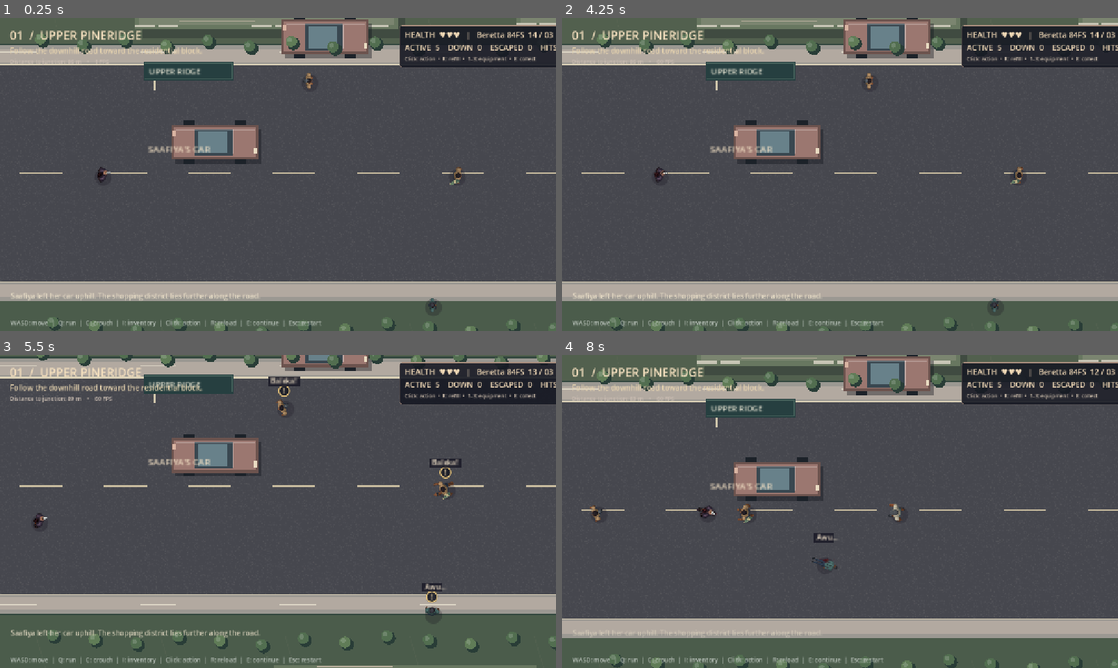
Above: before the commit, frames 1-4 (two rows, left to right).
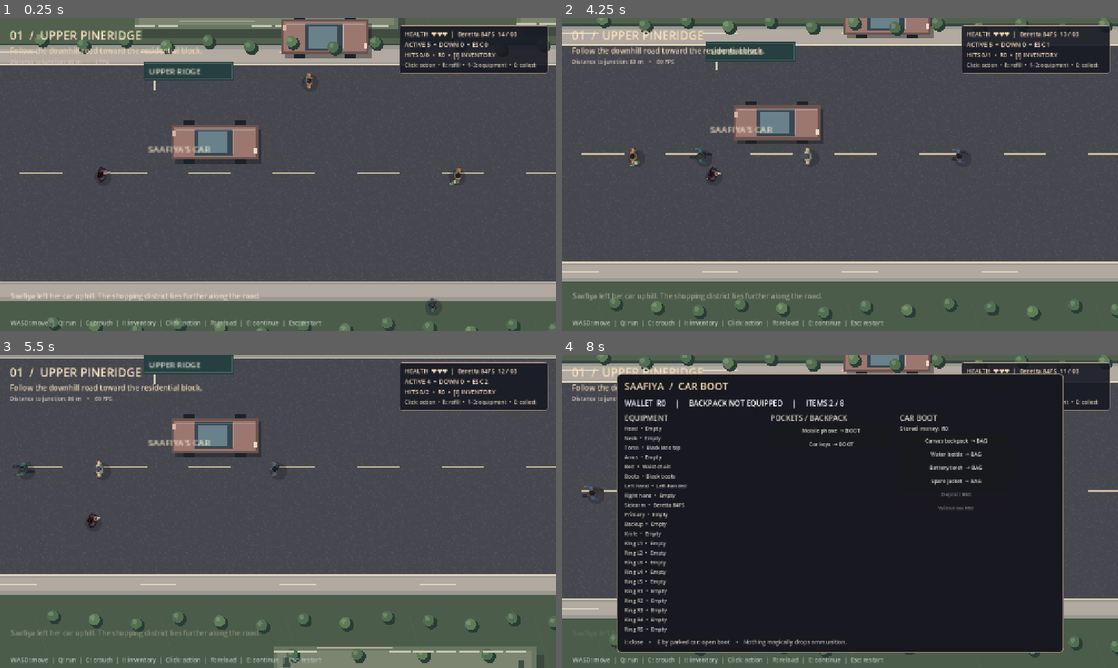
Above: after the commit, the same moments.

Repository: cryogenized-spec/Pineridge-Crisis-Saafiya-s-Revenge
Game: Godot game, scene res://scenes/upper_ridge.tscn
Two runs of this game, one before a commit and one after it. Both use one fixed random seed, a clock stepped at 60 frames per second and the inputs below.
Inputs (mouse positions are in pixels of both pictures, inside the frame that each line leads up to):
- Up to frame 1 (0.25 s): no input
- Up to frame 2 (4.25 s): tap Enter at 0.5 s; move the mouse to (962, 158) at 0.52 s; hold Right 0.53-1.28 s; tap E at 0.6, 1.55, 2.3, 3.05, 3.8 s; click (962, 158) at 0.67 s; move the mouse to (728, 190) at 1.27 s; hold Down 1.28-2.03 s; tap 1 at 1.35 s; move the mouse to (895, 105) at 2.02 s; hold Right 2.03-2.78 s; tap 2 at 2.1 s; move the mouse to (812, 237) at 2.77 s; hold Up 2.78-3.53 s; tap 3 at 2.85 s; click (812, 237) at 2.92 s; move the mouse to (1006, 221) at 3.52 s; hold Left from 3.53 s (still down); tap 4 at 3.6 s; tap Escape at 4.15 s
- Up to frame 3 (5.5 s): move the mouse to (111, 464) at 4.27 s; tap 5 at 4.35 s; tap E at 4.55, 5.3 s; move the mouse to (305, 511) at 5.02 s; release Left at 5.03 s; hold Down from 5.03 s (still down); tap 6 at 5.1 s; click (305, 511) at 5.17 s
- Up to frame 4 (8 s): move the mouse to (756, 433) at 5.77 s; release Down at 5.78 s; hold Right 5.78-6.53 s; tap 7 at 5.85 s; tap E at 6.05, 6.8, 7.55 s; move the mouse to (962, 495) at 6.52 s; hold Up 6.53-7.28 s; tap 8 at 6.6 s; move the mouse to (728, 527) at 7.27 s; hold Right from 7.28 s (still down); tap 9 at 7.35 s; click (728, 527) at 7.42 s

The runs differ from the first frame. In frame 1, 1.9% of the frame differs, in the area x 71-100%, y 2-18%; in frame 2, 30%; in frame 3, 29%; in frame 4, 77%, in the area x 0-100%, y 0-100%.

Commit message:
Polish inventory key handling and compact wallet HUD

Diff:
--- a/scripts/encounter.gd
+++ b/scripts/encounter.gd
@@ -305,7 +305,7 @@
 	var column := VBoxContainer.new()
 	backdrop.add_child(column)
 	hud=Label.new()
-	hud.add_theme_font_size_override("font_size",18)
+	hud.add_theme_font_size_override("font_size",14)
 	hud.modulate=Color("#f3dbb8")
 	column.add_child(hud)
 	var help := Label.new()
@@ -330,7 +330,7 @@
 	for item in actors:
 		if not bool(item["down"]) and not bool(item.get("escaped",false)):
 			remaining += 1
-	hud.text="HEALTH  %s   |   %s  %02d / %02d\nACTIVE  %d    DOWN  %d    ESCAPED  %d    HITS  %d/%d  ·  R%d   [I]" % [
+	hud.text="HEALTH  %s  |  %s  %02d / %02d\nACTIVE %d  •  DOWN %d  •  ESC %d\nHITS %d/%d  •  R%d  •  [I] INVENTORY" % [
 		"♥".repeat(player_hp)+"♡".repeat(3-player_hp),
 		active["name"],rounds[slot],spares[slot],remaining,defeated,escaped_count,shots_hit,shots_fired,inventory.cash_rand]
 	if finished:
--- a/scripts/house_one.gd
+++ b/scripts/house_one.gd
@@ -139,7 +139,11 @@
 	if not (event is InputEventKey and event.pressed and not event.echo):
 		return
 	match event.keycode:
-		KEY_ESCAPE: get_tree().reload_current_scene()
+		KEY_ESCAPE:
+			if encounter.inventory_open():
+				encounter.inventory_ui.close_inventory()
+			else:
+				get_tree().reload_current_scene()
 		KEY_Q: running=not running
 		KEY_C: crouching=not crouching
 		KEY_R: encounter.refill()
--- a/scripts/main.gd
+++ b/scripts/main.gd
@@ -120,7 +120,10 @@
 			KEY_F2:
 				get_tree().change_scene_to_file("res://scenes/character_review.tscn")
 			KEY_ESCAPE:
-				get_tree().reload_current_scene()
+				if encounters.inventory_open():
+					encounters.inventory_ui.close_inventory()
+				else:
+					get_tree().reload_current_scene()
 			KEY_F:
 				var mode:=DisplayServer.window_get_mode()
 				DisplayServer.window_set_mode(DisplayServer.WINDOW_MODE_WINDOWED if mode==DisplayServer.WINDOW_MODE_FULLSCREEN else DisplayServer.WINDOW_MODE_FULLSCREEN)
--- a/scripts/upper_ridge.gd
+++ b/scripts/upper_ridge.gd
@@ -129,7 +129,11 @@
 	if not (event is InputEventKey and event.pressed and not event.echo):
 		return
 	match event.keycode:
-		KEY_ESCAPE: get_tree().reload_current_scene()
+		KEY_ESCAPE:
+			if encounter.inventory_open():
+				encounter.inventory_ui.close_inventory()
+			else:
+				get_tree().reload_current_scene()
 		KEY_Q: running = not running
 		KEY_C: crouching = not crouching
 		KEY_R: encounter.refill()
